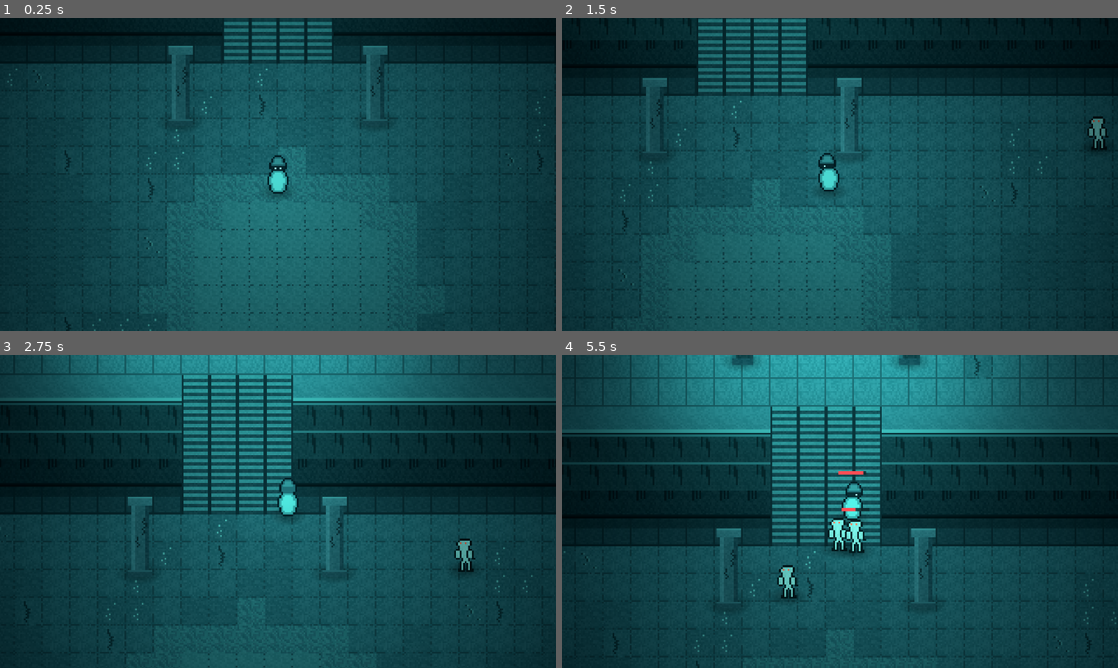
Above: before the commit, frames 1-4 (two rows, left to right).
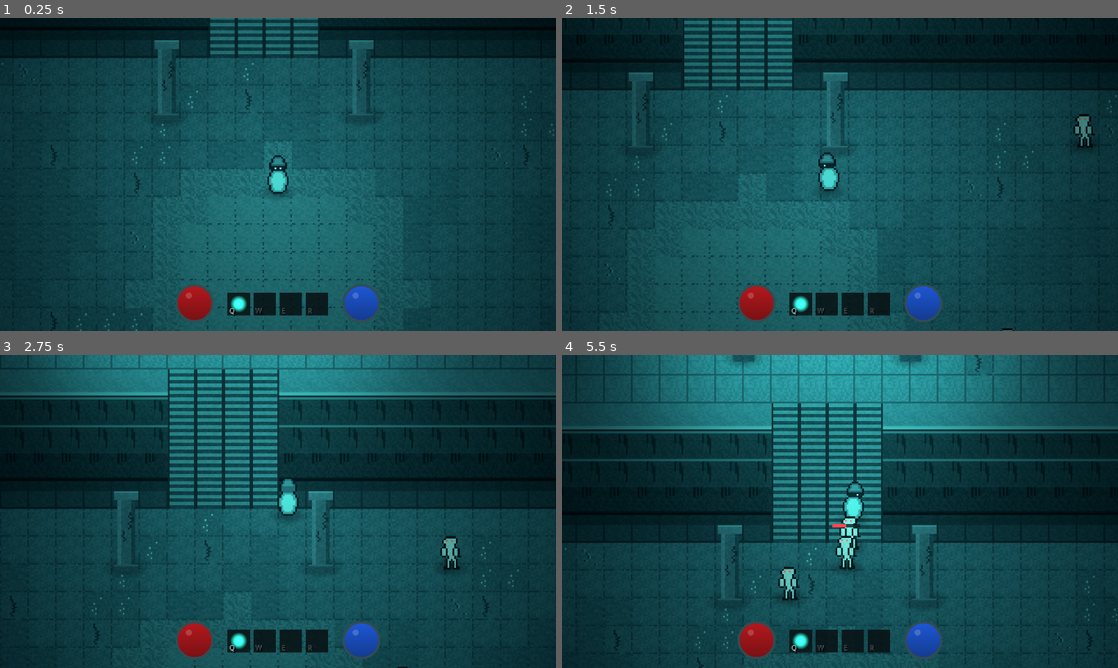
Above: after the commit, the same moments.

Repository: LeoSoares404/LOD
Game: Godot game, scene res://scenes/main.tscn
The game is run twice, just before and just after one commit, with the same random seed, the same clock (stepped at 60 frames per second) and the same inputs.
Inputs (mouse positions are in pixels of both pictures, inside the frame that each line leads up to):
- Up to frame 1 (0.25 s): no input
- Up to frame 2 (1.5 s): tap Enter at 0.5 s; move the mouse to (962, 158) at 0.52 s; hold Right mouse button (move_click) 0.53-1.28 s; move the mouse to (728, 190) at 1.27 s; right-click (728, 190) at 1.35 s
- Up to frame 3 (2.75 s): move the mouse to (333, 442) at 2.02 s; hold Right mouse button (move_click) from 2.03 s (still down)
- Up to frame 4 (5.5 s): move the mouse to (812, 574) at 2.77 s; release Right mouse button (move_click) at 2.78 s; right-click (812, 574) at 2.85 s; move the mouse to (1006, 558) at 3.52 s; hold Right mouse button (move_click) 3.53-4.28 s; tap 1 (skill_1) at 4.15 s; move the mouse to (673, 464) at 4.27 s; right-click (673, 464) at 4.35 s; move the mouse to (867, 511) at 5.02 s; hold Right mouse button (move_click) from 5.03 s (still down)

The runs differ from the first frame. In frame 1, 8.9% of the frame differs, in the area x 0-100%, y 0-100%; in frame 2, 10%; in frame 3, 17%; in frame 4, 18%.

Commit message:
feat: HUD M2 - orbes de vida/mana + hotbar com cooldown + sistema de mana
- Orbes de vida (vermelha) e mana (azul) via shader orb.gdshader:
  liquido enche por fill 0..1, brilho na superficie, reflexo de vidro
- Hotbar Q/W/E/R; slot do Q com icone e cooldown radial
  (cooldown_radial.gdshader varrendo em sentido horario)
- Sistema de mana no player: bolt custa 5, max 30, regen 4/s;
  sem mana nao casta
- HUD so escuta o EventBus (player_health_changed, player_mana_changed,
  skill_cooldown_started) - zero referencia a entidades

Co-Authored-By: Claude Fable 5 <noreply@anthropic.com>

Diff:
--- /dev/null
+++ b/assets/shaders/cooldown_radial.gdshader
@@ -0,0 +1,14 @@
+shader_type canvas_item;
+// Overlay de cooldown radial (sentido horário a partir do topo).
+// progress = fração RESTANTE do cooldown (1 = acabou de usar, 0 = pronto).
+
+uniform float progress : hint_range(0.0, 1.0) = 0.0;
+
+void fragment() {
+	vec2 p = UV - vec2(0.5);
+	float ang = atan(p.x, -p.y);            // 0 no topo, cresce em sentido horário
+	float t = ang < 0.0 ? ang + TAU : ang;
+	t /= TAU;
+	float a = (progress > 0.001 && t < progress) ? 0.65 : 0.0;
+	COLOR = vec4(0.0, 0.0, 0.0, a);
+}
--- /dev/null
+++ b/assets/shaders/orb.gdshader
@@ -0,0 +1,36 @@
+shader_type canvas_item;
+// Orbe de vida/mana estilo Diablo: círculo com "líquido" que enche de baixo
+// pra cima conforme o fill (0..1). Cores configuráveis por material.
+
+uniform float fill : hint_range(0.0, 1.0) = 1.0;
+uniform vec4 liquid_color : source_color = vec4(0.7, 0.1, 0.12, 1.0);
+uniform vec4 back_color : source_color = vec4(0.05, 0.07, 0.09, 0.9);
+uniform vec4 rim_color : source_color = vec4(0.18, 0.3, 0.32, 1.0);
+
+void fragment() {
+	vec2 p = UV - vec2(0.5);
+	float d = length(p);
+	if (d > 0.5) {
+		discard;
+	}
+	vec4 col = back_color;
+	float surface = 1.0 - fill;
+	if (UV.y > surface) {
+		col = liquid_color;
+		// mais escuro no fundo do líquido (volume)
+		col.rgb *= 1.0 - (UV.y - surface) * 0.35;
+	}
+	// linha de brilho na superfície do líquido
+	if (fill > 0.01 && fill < 0.99 && abs(UV.y - surface) < 0.025) {
+		col.rgb = mix(col.rgb, vec3(1.0), 0.55);
+	}
+	// reflexo no vidro (canto superior esquerdo)
+	if (distance(UV, vec2(0.35, 0.3)) < 0.08) {
+		col.rgb = mix(col.rgb, vec3(1.0), 0.18);
+	}
+	// aro
+	if (d > 0.44) {
+		col = rim_color;
+	}
+	COLOR = col;
+}
--- a/assets/sprites/props/glow_gradient.tres
+++ b/assets/sprites/props/glow_gradient.tres
@@ -1,7 +1,6 @@
-[gd_resource type="GradientTexture2D" load_steps=2 format=3]
+[gd_resource type="GradientTexture2D" format=3 uid="uid://dv3edkn5ko7jj"]
 
 [sub_resource type="Gradient" id="Gradient_glow"]
-offsets = PackedFloat32Array(0, 1)
 colors = PackedColorArray(1, 1, 1, 0.9, 1, 1, 1, 0)
 
 [resource]
--- a/assets/sprites/tiles/crypt_tileset.tres
+++ b/assets/sprites/tiles/crypt_tileset.tres
@@ -1,6 +1,6 @@
-[gd_resource type="TileSet" load_steps=3 format=3]
+[gd_resource type="TileSet" format=3 uid="uid://bpkdty5moqu2d"]
 
-[ext_resource type="Texture2D" path="res://assets/sprites/tiles/crypt_tiles.png" id="1_tiles"]
+[ext_resource type="Texture2D" uid="uid://xlo3oafjq6g6" path="res://assets/sprites/tiles/crypt_tiles.png" id="1_tiles"]
 
 [sub_resource type="TileSetAtlasSource" id="TileSetAtlasSource_crypt"]
 texture = ExtResource("1_tiles")
--- a/scenes/entities/player/player.gd
+++ b/scenes/entities/player/player.gd
@@ -6,9 +6,14 @@
 
 const BOLT_SCENE := preload("res://scenes/entities/projectiles/magic_bolt.tscn")
 const BOLT_COOLDOWN := 0.4  # s
+const BOLT_MANA_COST := 5
 const CAST_OFFSET := Vector2(0, -12)  # projétil nasce no peito, não nos pés
 
+const MAX_MANA := 30
+const MANA_REGEN := 4.0  # por segundo
+
 var _bolt_cooldown := 0.0
+var _mana := float(MAX_MANA)
 
 # animação: spritesheet 5 colunas (0=parado, 1-4=andando) x 3 linhas de direção
 const ANIM_FPS := 8.0
@@ -30,7 +35,16 @@
 
 func _ready() -> void:
 	health.died.connect(_on_died)
+	health.health_changed.connect(
+		func(c: int, m: int) -> void: EventBus.player_health_changed.emit(c, m)
+	)
 	hurtbox.hit_received.connect(_on_hit_received)
+	_emit_initial_status.call_deferred()  # deferido: garante que a HUD já conectou
+
+
+func _emit_initial_status() -> void:
+	EventBus.player_health_changed.emit(health.health, health.max_health)
+	EventBus.player_mana_changed.emit(int(_mana), MAX_MANA)
 
 
 func _on_hit_received(_hitbox: HitboxComponent) -> void:
@@ -48,7 +62,8 @@
 func _physics_process(delta: float) -> void:
 	if _bolt_cooldown > 0.0:
 		_bolt_cooldown -= delta
-	if Input.is_action_just_pressed("skill_1") and _bolt_cooldown <= 0.0:
+	_regen_mana(delta)
+	if Input.is_action_just_pressed("skill_1") and _bolt_cooldown <= 0.0 and _mana >= BOLT_MANA_COST:
 		_cast_bolt()
 
 	# segurar o botão direito = seguir o cursor (estilo Diablo)
@@ -84,8 +99,20 @@
 	_sprite.frame = _facing_row * 5 + col
 
 
+func _regen_mana(delta: float) -> void:
+	if _mana >= MAX_MANA:
+		return
+	var before := int(_mana)
+	_mana = minf(_mana + MANA_REGEN * delta, float(MAX_MANA))
+	if int(_mana) != before:
+		EventBus.player_mana_changed.emit(int(_mana), MAX_MANA)
+
+
 func _cast_bolt() -> void:
 	_bolt_cooldown = BOLT_COOLDOWN
+	_mana -= BOLT_MANA_COST
+	EventBus.player_mana_changed.emit(int(_mana), MAX_MANA)
+	EventBus.skill_cooldown_started.emit(0, BOLT_COOLDOWN)
 	var origin := global_position + CAST_OFFSET
 	var bolt: MagicBolt = BOLT_SCENE.instantiate()
 	bolt.direction = (get_global_mouse_position() - origin).normalized()
--- a/scenes/main.tscn
+++ b/scenes/main.tscn
@@ -1,36 +1,37 @@
-[gd_scene load_steps=5 format=3]
+[gd_scene format=3 uid="uid://bcma8o84bciwp"]
 
 [ext_resource type="PackedScene" path="res://scenes/world/crypt_map.tscn" id="1_map"]
 [ext_resource type="PackedScene" path="res://scenes/entities/player/player.tscn" id="2_player"]
 [ext_resource type="PackedScene" path="res://scenes/entities/enemies/ghoul.tscn" id="3_ghoul"]
+[ext_resource type="PackedScene" path="res://scenes/ui/hud.tscn" id="4_hud"]
 
 [sub_resource type="Environment" id="Environment_main"]
 background_mode = 3
 glow_enabled = true
 glow_intensity = 0.7
 glow_bloom = 0.05
-glow_blend_mode = 1
-glow_hdr_threshold = 1.0
 
-[node name="Main" type="Node2D"]
+[node name="Main" type="Node2D" unique_id=733408634]
 y_sort_enabled = true
 
-[node name="WorldEnvironment" type="WorldEnvironment" parent="."]
+[node name="WorldEnvironment" type="WorldEnvironment" parent="." unique_id=1545608159]
 environment = SubResource("Environment_main")
 
-[node name="CanvasModulate" type="CanvasModulate" parent="."]
+[node name="CanvasModulate" type="CanvasModulate" parent="." unique_id=1732653198]
 color = Color(0.52, 0.66, 0.68, 1)
 
-[node name="CryptMap" parent="." instance=ExtResource("1_map")]
+[node name="CryptMap" parent="." unique_id=1990249213 instance=ExtResource("1_map")]
 
-[node name="Player" parent="." instance=ExtResource("2_player")]
-position = Vector2(480, 300)
+[node name="Player" parent="." unique_id=1324736325 instance=ExtResource("2_player")]
+position = Vector2(488, 303)
 
-[node name="Ghoul1" parent="." instance=ExtResource("3_ghoul")]
+[node name="Ghoul1" parent="." unique_id=1336635382 instance=ExtResource("3_ghoul")]
 position = Vector2(200, 400)
 
-[node name="Ghoul2" parent="." instance=ExtResource("3_ghoul")]
+[node name="Ghoul2" parent="." unique_id=1140903132 instance=ExtResource("3_ghoul")]
 position = Vector2(700, 430)
 
-[node name="Ghoul3" parent="." instance=ExtResource("3_ghoul")]
+[node name="Ghoul3" parent="." unique_id=1591034941 instance=ExtResource("3_ghoul")]
 position = Vector2(760, 240)
+
+[node name="HUD" parent="." unique_id=2081068104 instance=ExtResource("4_hud")]
--- /dev/null
+++ b/scenes/ui/hud.gd
@@ -0,0 +1,45 @@
+extends CanvasLayer
+## HUD: orbes de vida/mana + hotbar com cooldown radial.
+## Só ESCUTA o EventBus — nunca referencia player/entidades (ARCHITECTURE.md).
+
+const SLOT_COUNT := 4
+
+@onready var health_orb: ColorRect = %HealthOrb
+@onready var mana_orb: ColorRect = %ManaOrb
+
+var _cd_remaining: Array[float] = [0.0, 0.0, 0.0, 0.0]
+var _cd_total: Array[float] = [1.0, 1.0, 1.0, 1.0]
+var _overlays: Array[ColorRect] = []
+
+
+func _ready() -> void:
+	for i in SLOT_COUNT:
+		_overlays.append(get_node("Hotbar/Slot%d/Cooldown" % i))
+	EventBus.player_health_changed.connect(_on_health_changed)
+	EventBus.player_mana_changed.connect(_on_mana_changed)
+	EventBus.skill_cooldown_started.connect(_on_cooldown_started)
+
+
+func _process(delta: float) -> void:
+	for i in SLOT_COUNT:
+		if _cd_remaining[i] > 0.0:
+			_cd_remaining[i] = maxf(_cd_remaining[i] - delta, 0.0)
+			var mat: ShaderMaterial = _overlays[i].material
+			mat.set_shader_parameter("progress", _cd_remaining[i] / _cd_total[i])
+
+
+func _on_health_changed(current: int, max_health: int) -> void:
+	var mat: ShaderMaterial = health_orb.material
+	mat.set_shader_parameter("fill", float(current) / float(max_health))
+
+
+func _on_mana_changed(current: int, max_mana: int) -> void:
+	var mat: ShaderMaterial = mana_orb.material
+	mat.set_shader_parameter("fill", float(current) / float(max_mana))
+
+
+func _on_cooldown_started(slot: int, duration: float) -> void:
+	if slot < 0 or slot >= SLOT_COUNT:
+		return
+	_cd_total[slot] = maxf(duration, 0.01)
+	_cd_remaining[slot] = duration
--- /dev/null
+++ b/scenes/ui/hud.tscn
@@ -0,0 +1,157 @@
+[gd_scene load_steps=13 format=3]
+
+[ext_resource type="Script" path="res://scenes/ui/hud.gd" id="1_hud"]
+[ext_resource type="Shader" path="res://assets/shaders/orb.gdshader" id="2_orb"]
+[ext_resource type="Shader" path="res://assets/shaders/cooldown_radial.gdshader" id="3_cd"]
+[ext_resource type="Texture2D" path="res://assets/sprites/props/glow_gradient.tres" id="4_glow"]
+
+[sub_resource type="ShaderMaterial" id="ShaderMaterial_hp"]
+shader = ExtResource("2_orb")
+shader_parameter/fill = 1.0
+shader_parameter/liquid_color = Color(0.72, 0.1, 0.12, 1)
+shader_parameter/back_color = Color(0.05, 0.07, 0.09, 0.9)
+shader_parameter/rim_color = Color(0.2, 0.3, 0.32, 1)
+
+[sub_resource type="ShaderMaterial" id="ShaderMaterial_mp"]
+shader = ExtResource("2_orb")
+shader_parameter/fill = 1.0
+shader_parameter/liquid_color = Color(0.12, 0.35, 0.85, 1)
+shader_parameter/back_color = Color(0.05, 0.07, 0.09, 0.9)
+shader_parameter/rim_color = Color(0.2, 0.3, 0.32, 1)
+
+[sub_resource type="ShaderMaterial" id="ShaderMaterial_cd0"]
+shader = ExtResource("3_cd")
+shader_parameter/progress = 0.0
+
+[sub_resource type="ShaderMaterial" id="ShaderMaterial_cd1"]
+shader = ExtResource("3_cd")
+shader_parameter/progress = 0.0
+
+[sub_resource type="ShaderMaterial" id="ShaderMaterial_cd2"]
+shader = ExtResource("3_cd")
+shader_parameter/progress = 0.0
+
+[sub_resource type="ShaderMaterial" id="ShaderMaterial_cd3"]
+shader = ExtResource("3_cd")
+shader_parameter/progress = 0.0
+
+[sub_resource type="LabelSettings" id="LabelSettings_key"]
+font_size = 8
+font_color = Color(0.75, 0.85, 0.85, 0.9)
+shadow_size = 1
+shadow_color = Color(0, 0, 0, 0.8)
+
+[sub_resource type="LabelSettings" id="LabelSettings_key_dim"]
+font_size = 8
+font_color = Color(0.55, 0.62, 0.62, 0.5)
+shadow_size = 1
+shadow_color = Color(0, 0, 0, 0.8)
+
+[node name="HUD" type="CanvasLayer"]
+script = ExtResource("1_hud")
+
+[node name="HealthOrb" type="ColorRect" parent="."]
+unique_name_in_owner = true
+material = SubResource("ShaderMaterial_hp")
+offset_left = 202.0
+offset_top = 306.0
+offset_right = 246.0
+offset_bottom = 350.0
+
+[node name="ManaOrb" type="ColorRect" parent="."]
+unique_name_in_owner = true
+material = SubResource("ShaderMaterial_mp")
+offset_left = 394.0
+offset_top = 306.0
+offset_right = 438.0
+offset_bottom = 350.0
+
+[node name="Hotbar" type="Control" parent="."]
+offset_left = 262.0
+offset_top = 316.0
+offset_right = 378.0
+offset_bottom = 342.0
+
+[node name="Slot0" type="ColorRect" parent="Hotbar"]
+color = Color(0.04, 0.09, 0.1, 0.92)
+offset_right = 26.0
+offset_bottom = 26.0
+
+[node name="Icon" type="TextureRect" parent="Hotbar/Slot0"]
+modulate = Color(0.4, 2.2, 1.9, 1)
+offset_left = 3.0
+offset_top = 3.0
+offset_right = 23.0
+offset_bottom = 23.0
+texture = ExtResource("4_glow")
+expand_mode = 1
+
+[node name="Cooldown" type="ColorRect" parent="Hotbar/Slot0"]
+material = SubResource("ShaderMaterial_cd0")
+offset_right = 26.0
+offset_bottom = 26.0
+
+[node name="Key" type="Label" parent="Hotbar/Slot0"]
+offset_left = 2.0
+offset_top = 15.0
+offset_right = 24.0
+offset_bottom = 26.0
+text = "Q"
+label_settings = SubResource("LabelSettings_key")
+
+[node name="Slot1" type="ColorRect" parent="Hotbar"]
+color = Color(0.03, 0.06, 0.07, 0.85)
+offset_left = 30.0
+offset_right = 56.0
+offset_bottom = 26.0
+
+[node name="Cooldown" type="ColorRect" parent="Hotbar/Slot1"]
+material = SubResource("ShaderMaterial_cd1")
+offset_right = 26.0
+offset_bottom = 26.0
+
+[node name="Key" type="Label" parent="Hotbar/Slot1"]
+offset_left = 2.0
+offset_top = 15.0
+offset_right = 24.0
+offset_bottom = 26.0
+text = "W"
+label_settings = SubResource("LabelSettings_key_dim")
+
+[node name="Slot2" type="ColorRect" parent="Hotbar"]
+color = Color(0.03, 0.06, 0.07, 0.85)
+offset_left = 60.0
+offset_right = 86.0
+offset_bottom = 26.0
+
+[node name="Cooldown" type="ColorRect" parent="Hotbar/Slot2"]
+material = SubResource("ShaderMaterial_cd2")
+offset_right = 26.0
+offset_bottom = 26.0
+
+[node name="Key" type="Label" parent="Hotbar/Slot2"]
+offset_left = 2.0
+offset_top = 15.0
+offset_right = 24.0
+offset_bottom = 26.0
+text = "E"
+label_settings = SubResource("LabelSettings_key_dim")
+
+[node name="Slot3" type="ColorRect" parent="Hotbar"]
+color = Color(0.03, 0.06, 0.07, 0.85)
+offset_left = 90.0
+offset_right = 116.0
+offset_bottom = 26.0
+
+[node name="Cooldown" type="ColorRect" parent="Hotbar/Slot3"]
+material = SubResource("ShaderMaterial_cd3")
+offset_right = 26.0
+offset_bottom = 26.0
+
+[node name="Key" type="Label" parent="Hotbar/Slot3"]
+offset_left = 2.0
+offset_top = 15.0
+offset_right = 24.0
+offset_bottom = 26.0
+text = "R"
+label_settings = SubResource("LabelSettings_key_dim")
--- a/scripts/systems/event_bus.gd
+++ b/scripts/systems/event_bus.gd
@@ -4,6 +4,9 @@
 
 signal enemy_died(enemy_data: Resource, position: Vector2)
 signal player_damaged(amount: int, current_hp: int)
+signal player_health_changed(current: int, max_health: int)
+signal player_mana_changed(current: int, max_mana: int)
+signal skill_cooldown_started(slot: int, duration: float)
 signal player_leveled_up(new_level: int)
 signal xp_gained(amount: int)
 signal item_dropped(item: Resource, position: Vector2)
Not shown, added: assets/shaders/cooldown_radial.gdshader.uid
Not shown, added: assets/shaders/orb.gdshader.uid
Not shown, added: scenes/ui/hud.gd.uid
